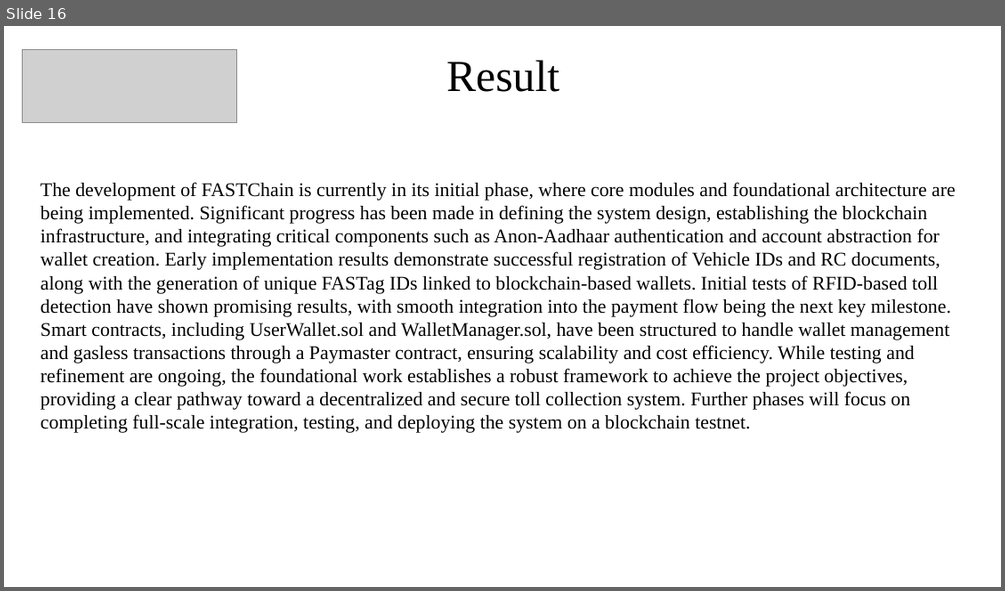
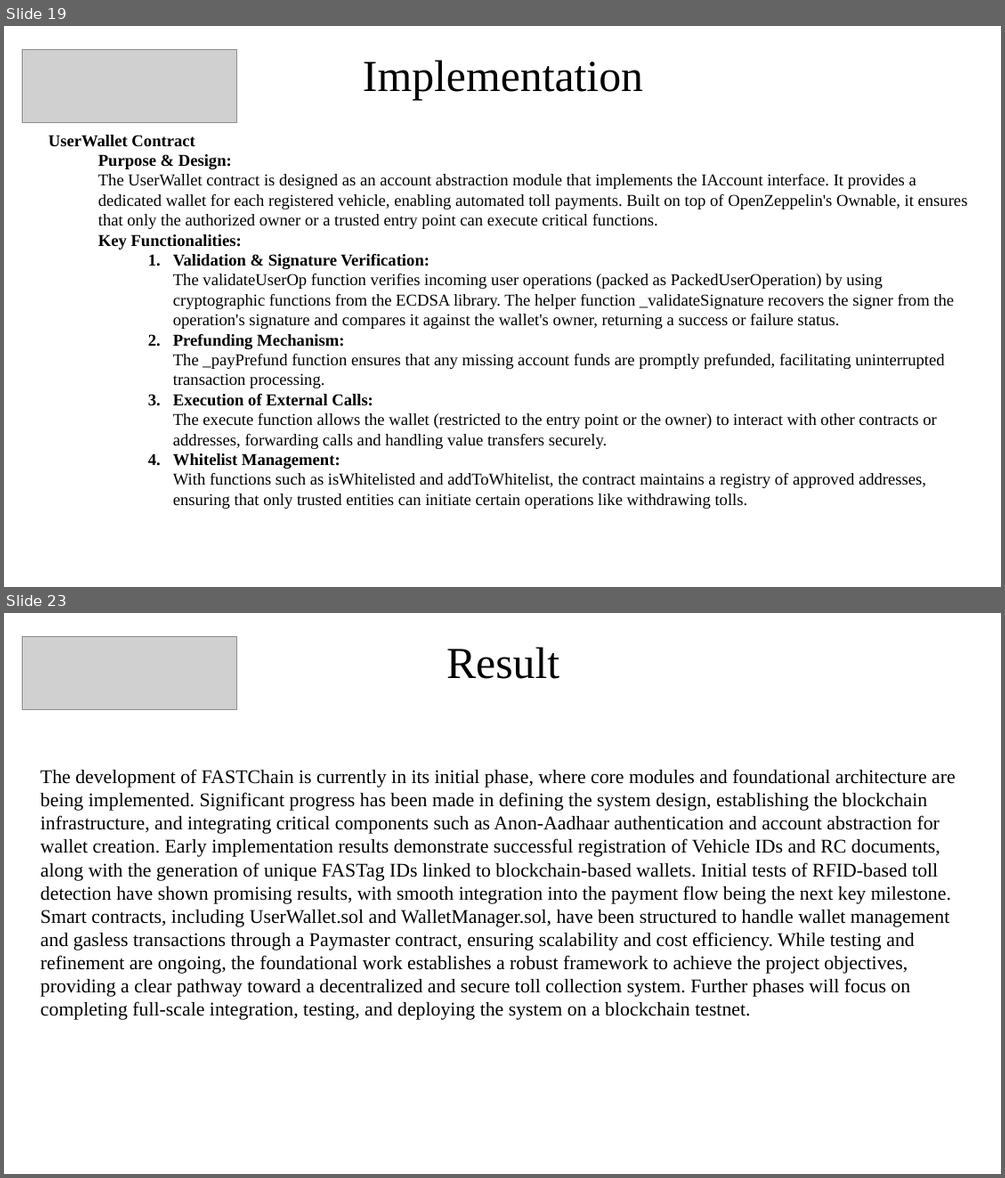
Before and after one commit to Rekklessss/fastchain, a slide deck: Docs/FASTChain-PPT-Review-1.pptx. Shown one above the other, each under a label of ours: slide 16 before the commit, slides 19 and 23 after it; the slides between them are not shown. The pictures are 1005x591 and 1005x1178 pixels, drawn with LibreOffice and Linux fonts; fonts in the diff are those of the drawing; grey boxes stand for pictures. Boxes give left, top, right and bottom in pixels: in the first picture for what was removed or moved away, otherwise in the second. Text is boxed around its words. In the diff, an @@ line names an element or a change of style, - is before the commit and + after.

```diff
--- a/Docs/FASTChain-PPT-Review-1.pptx
+++ b/Docs/FASTChain-PPT-Review-1.pptx
@@ slide 19 added at [4, 26, 1001, 587], background #FFFFFF @@
@@ picture added at [23, 50, 237, 123] @@
@@ title added at [363, 60, 643, 100], 32 pt, text #000000 @@
+Implementation
@@ text added at [48, 135, 968, 508], 12 pt, text #000000 @@
+UserWallet Contract
+  Purpose & Design:
+  The UserWallet contract is designed as an account abstraction module that implements the IAccount interface. It provides a dedicated wallet for each registered vehicle, enabling automated toll payments. Built on top of OpenZeppelin's Ownable, it ensures that only the authorized owner or a trusted entry point can execute critical functions.
+  Key Functionalities:
+    1. Validation & Signature Verification:
+       The validateUserOp function verifies incoming user operations (packed as PackedUserOperation) by using cryptographic functions from the ECDSA library. The helper function _validateSignature recovers the signer from the operation's signature and compares it against the wallet's owner, returning a success or failure status.
+    2. Prefunding Mechanism:
+       The _payPrefund function ensures that any missing account funds are promptly prefunded, facilitating uninterrupted transaction processing.
+    3. Execution of External Calls:
+       The execute function allows the wallet (restricted to the entry point or the owner) to interact with other contracts or addresses, forwarding calls and handling value transfers securely.
+    4. Whitelist Management:
+       With functions such as isWhitelisted and addToWhitelist, the contract maintains a registry of approved addresses, ensuring that only trusted entities can initiate certain operations like withdrawing tolls.
@@ what was slide 16 is now slide 23 @@
```
Also in this commit, not shown: 1 slide changed, 6 other slides added, 3 other files.
